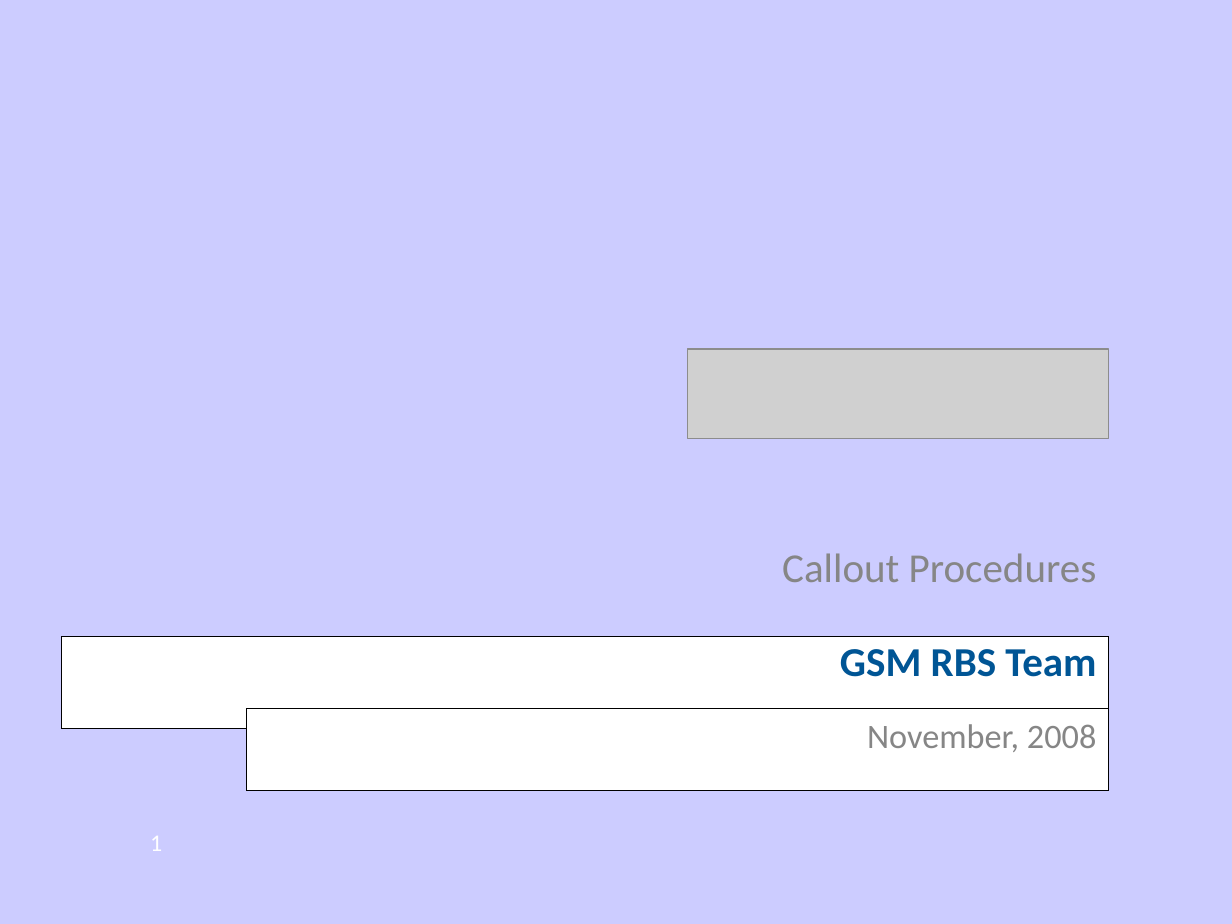
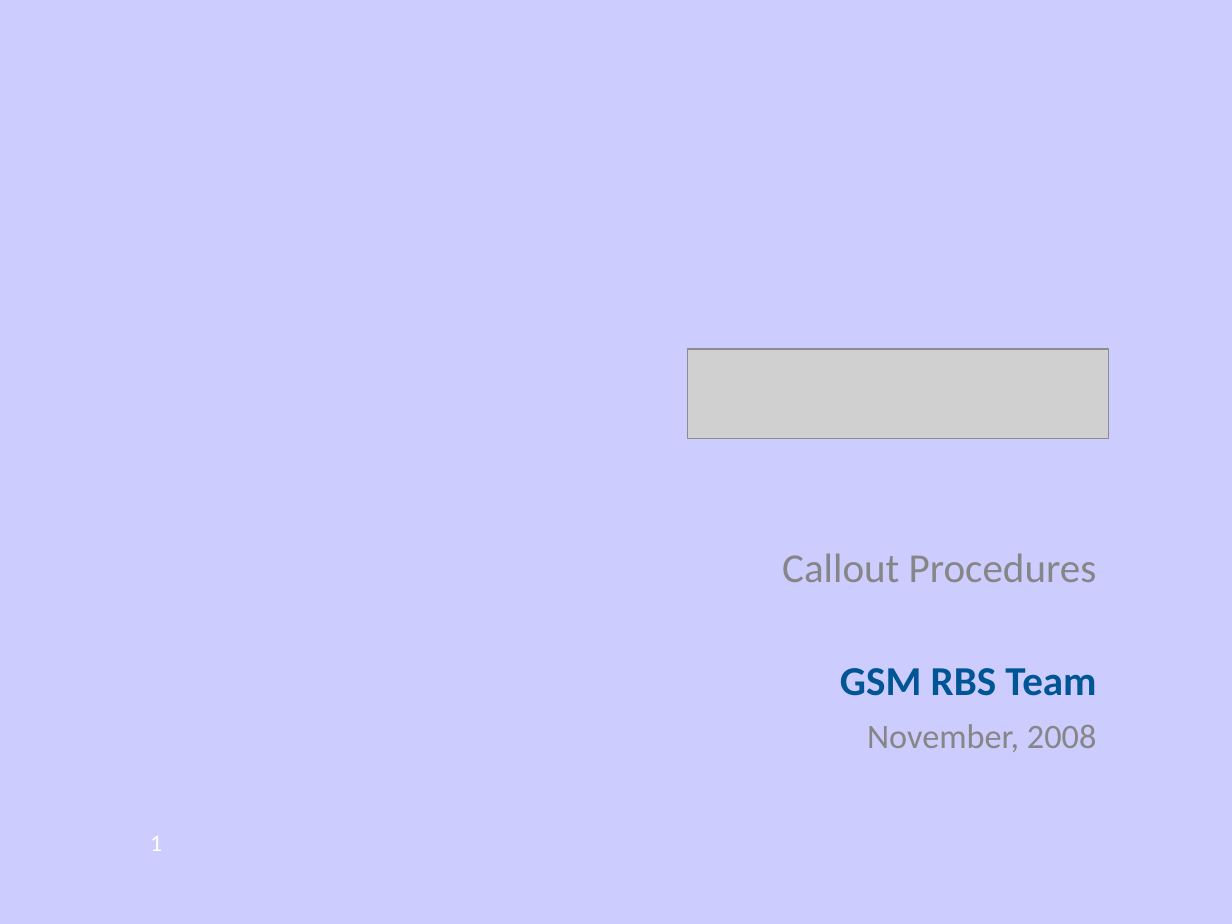
Before and after one commit to pandaasu/ANZregional, a slide deck: slide 1 of DOCUMENTATION/ICS/ON_CALL/Callout_presentation.ppt. Drawn at 1232x924 pixels with LibreOffice and Linux fonts; fonts in the diff are those of the drawing; grey boxes stand for pictures; background and template pictures are left out. Boxes give left, top, right and bottom in pixels: in the first picture for what was removed or moved away, otherwise in the second. Text is boxed around its words. In the diff, an @@ line names an element or a change of style, - is before the commit and + after.

```diff
--- a/DOCUMENTATION/ICS/ON_CALL/Callout_presentation.ppt
+++ b/DOCUMENTATION/ICS/ON_CALL/Callout_presentation.ppt
@@ title "GSM RBS Team" moved from (x1=62, y1=637, x2=1109, y2=729) to (x1=840, y1=668, x2=1096, y2=696) @@
@@ title "GSM RBS Team" at (x1=840, y1=668, x2=1096, y2=696): vertical alignment top to middle; fill #FFFFFF to none; outline #000000 0.74 pt to none @@
@@ subtitle "November, 2008" moved from (x1=246, y1=708, x2=1109, y2=791) to (x1=867, y1=724, x2=1096, y2=752) @@
@@ subtitle "November, 2008" at (x1=867, y1=724, x2=1096, y2=752): fill #FFFFFF to none; outline #000000 0.74 pt to none @@
```
Also in this commit, not shown: 3 other slides changed, 3 slides added.
